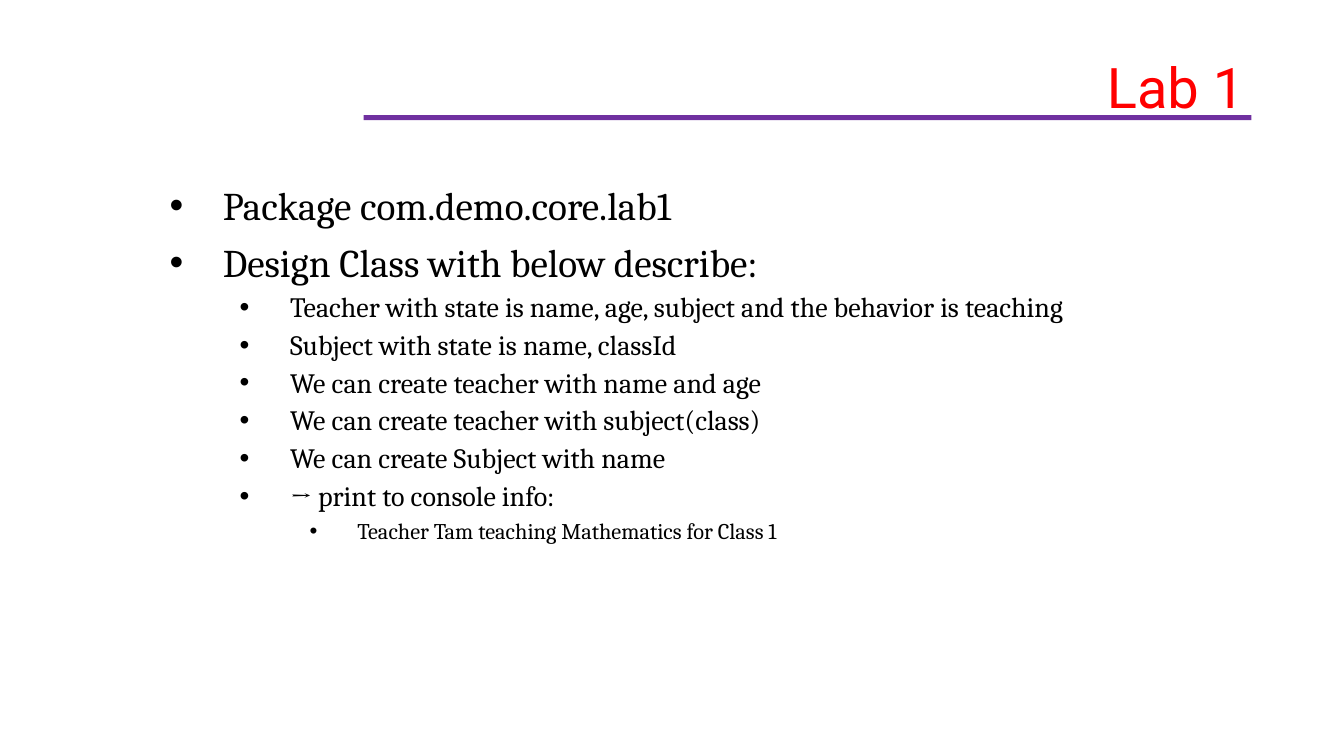
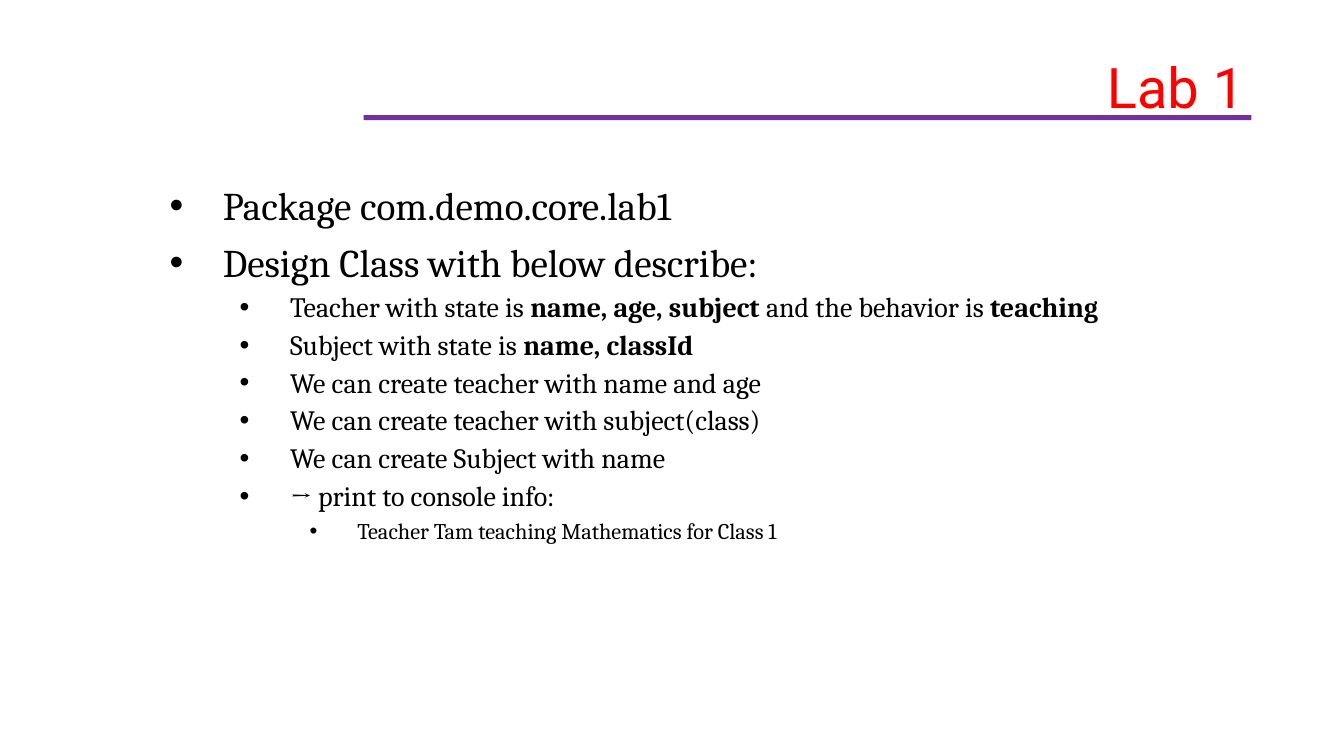
Before and after one commit to helenhash/javacore-training, a slide deck: slide 22 of docs/JavaCore-vi-v2.pptx. Drawn at 1344x756 pixels with LibreOffice and Linux fonts; fonts in the diff are those of the drawing; background and template pictures are left out. Boxes give left, top, right and bottom in pixels: in the first picture for what was removed or moved away, otherwise in the second. Text is boxed around its words. In the diff, an @@ line names an element or a change of style, - is before the commit and + after.

Commit message:
rev slide

```diff
--- a/docs/JavaCore-vi-v2.pptx
+++ b/docs/JavaCore-vi-v2.pptx
@@ text at [290, 297, 1098, 361]: bold on in "name, age, subject teaching", "name, classId" @@
```
Also in this commit, not shown: 1 other slide changed.
